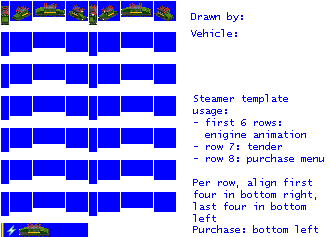
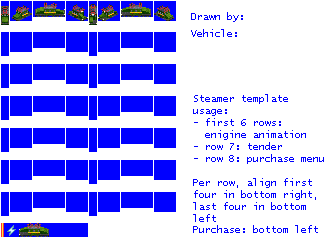
Layers edited between the first and the second 331px x 237px image:
painted on "empty.png" over [21, 16, 149, 237]
